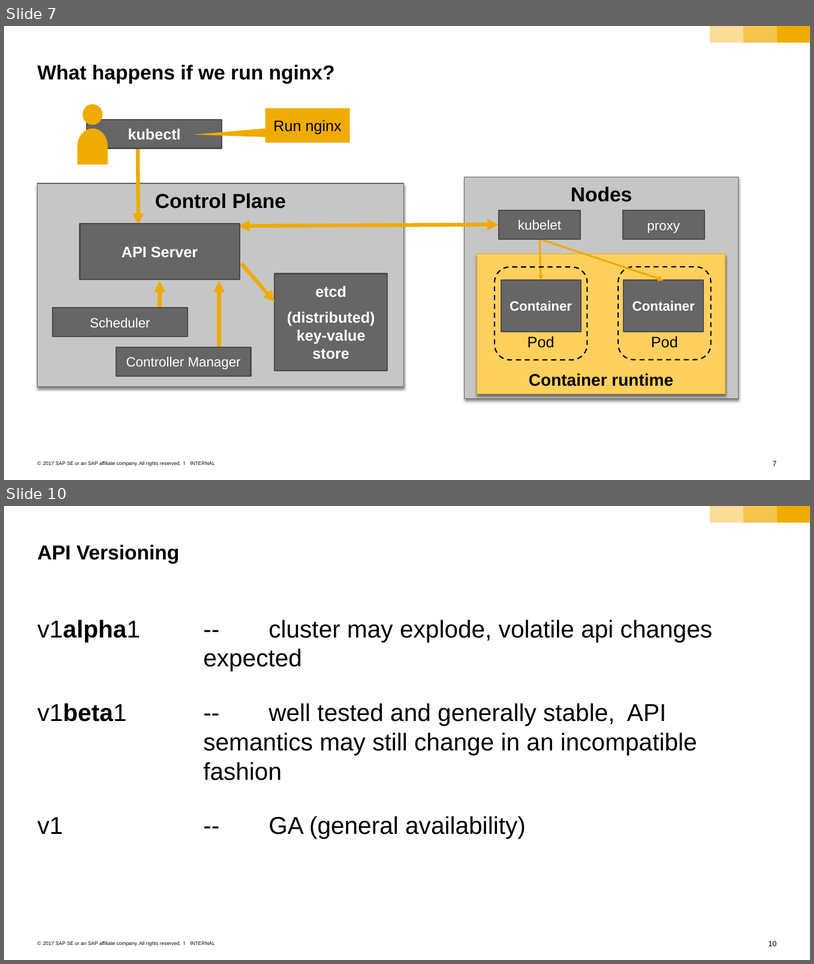
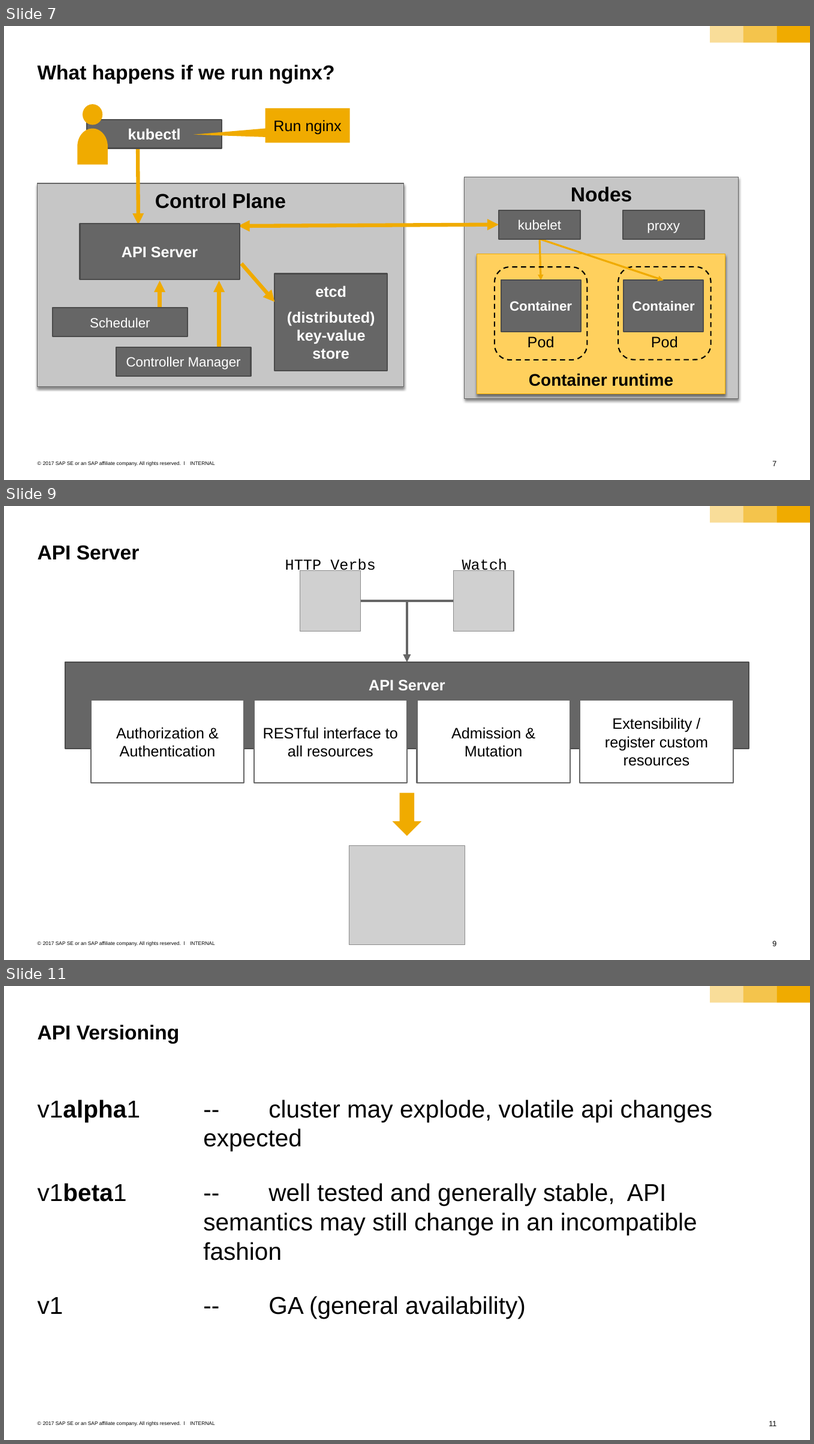
Before and after one commit to sriramrokkam/k8s-training, a slide deck: kubernetes/01_k8s_core_components.pptx. Shown one above the other, each under a label of ours: slides 7 and 10 before the commit, slides 7, 9 and 11 after it; the slides between them are not shown. The pictures are 814x964 and 814x1444 pixels, drawn with LibreOffice and Linux fonts; fonts in the diff are those of the drawing; grey boxes stand for pictures. Boxes give left, top, right and bottom in pixels: in the first picture for what was removed or moved away, otherwise in the second. Text is boxed around its words. In the diff, an @@ line names an element or a change of style, - is before the commit and + after.

Commit message:
improved API (server) explanation

```diff
--- a/kubernetes/01_k8s_core_components.pptx
+++ b/kubernetes/01_k8s_core_components.pptx
@@ slide 9 added at <box>4,506,810,960</box>, background #FFFFFF; not listed: 6 template elements that a slide beside it also shows @@
@@ title added at <box>38,545,140,560</box>, 24 pt, text #000000, bold @@
+API Server
@@ text added at <box>285,558,376,574</box>, 18 pt, text #000000 @@
+HTTP Verbs
@@ text added at <box>462,559,508,571</box>, 18 pt, text #000000 @@
+Watch
@@ picture added at <box>300,571,360,631</box> @@
@@ picture added at <box>454,571,514,631</box> @@
@@ elbow arrow added from (360, 601) to (407, 662), #666666 3 pt @@
@@ elbow arrow added from (454, 601) to (407, 662), #666666 3 pt @@
@@ rectangle added at <box>65,662,749,748</box>, fill #666666, outline #4B4B4B 1.5 pt, 18 pt, text #FFFFFF, bold @@
+API Server
@@ rectangle added at <box>91,700,244,782</box>, fill #FFFFFF, outline #666666 1.5 pt, 18 pt, text #000000 @@
+Authorization & Authentication
@@ rectangle added at <box>254,700,407,782</box>, fill #FFFFFF, outline #666666 1.5 pt, 18 pt, text #000000 @@
+RESTful interface to all resources
@@ rectangle added at <box>417,700,570,782</box>, fill #FFFFFF, outline #666666 1.5 pt, 18 pt, text #000000 @@
+Admission & Mutation
@@ rectangle added at <box>580,700,733,782</box>, fill #FFFFFF, outline #666666 1.5 pt, 18 pt, text #000000 @@
+Extensibility / register custom resources
@@ down arrow added at <box>393,793,422,835</box>, fill #F0AB00 @@
@@ picture added at <box>349,845,465,944</box> @@
@@ what was slide 10 is now slide 11 @@
@@ page number at <box>769,1420,777,1426</box>: text changed @@
-10
+11
```
Also in this commit, not shown: 2 slides changed, 1 other file.
